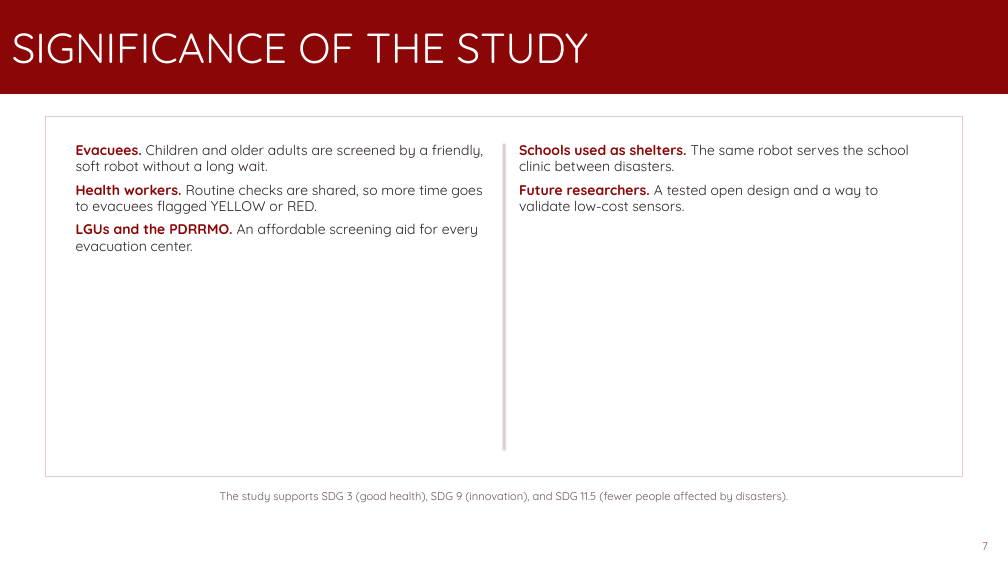
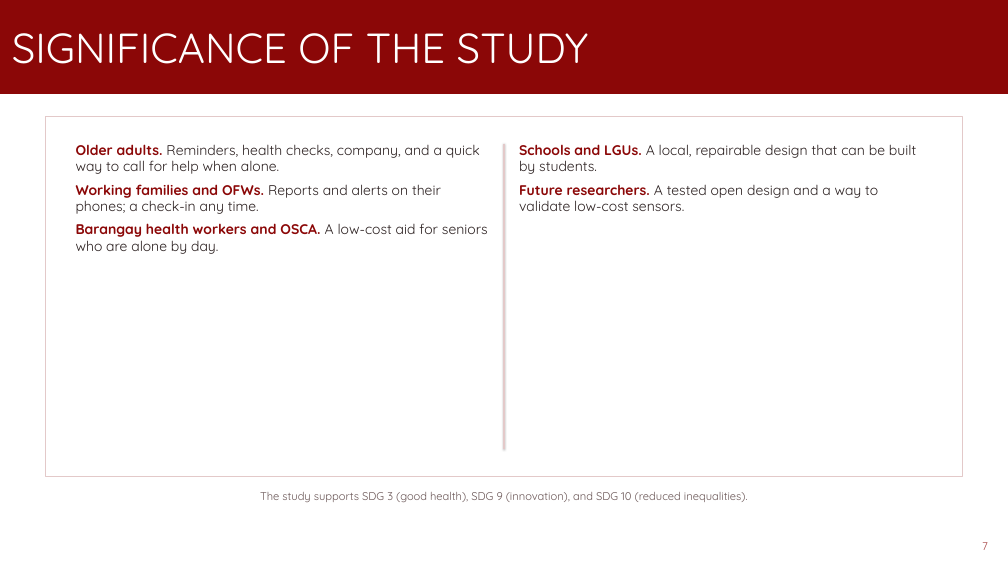
Before and after one commit to pogi6969/MAP---A, a slide deck: slide 7 of research/RIM3_ALAGA/RIM3_ALAGA_PR2_Presentation.pptx. Drawn at 1008x567 pixels with LibreOffice and Linux fonts; fonts in the diff are those of the drawing; background and template pictures are left out. Boxes give left, top, right and bottom in pixels: in the first picture for what was removed or moved away, otherwise in the second. Text is boxed around its words. In the diff, an @@ line names an element or a change of style, - is before the commit and + after.

```diff
--- a/research/RIM3_ALAGA/RIM3_ALAGA_PR2_Presentation.pptx
+++ b/research/RIM3_ALAGA/RIM3_ALAGA_PR2_Presentation.pptx
@@ text at (76,144,488,254): text changed @@
-Evacuees. Children and older adults are screened by a friendly, soft robot without a long wait.
-Health workers. Routine checks are shared, so more time goes to evacuees flagged YELLOW or RED.
-LGUs and the PDRRMO. An affordable screening aid for every evacuation center.
+Older adults. Reminders, health checks, company, and a quick way to call for help when alone.
+Working families and OFWs. Reports and alerts on their phones; a check-in any time.
+Barangay health workers and OSCA. A low-cost aid for seniors who are alone by day.
@@ text at (519,144,916,174): text changed @@
-Schools used as shelters. The same robot serves the school clinic between disasters.
+Schools and LGUs. A local, repairable design that can be built by students.
@@ text at (260,492,748,502): text changed @@
-The study supports SDG 3 (good health), SDG 9 (innovation), and SDG 11.5 (fewer people affected by disasters).
+The study supports SDG 3 (good health), SDG 9 (innovation), and SDG 10 (reduced inequalities).
```
Also in this commit, not shown: 14 other slides changed, 6 other files.
